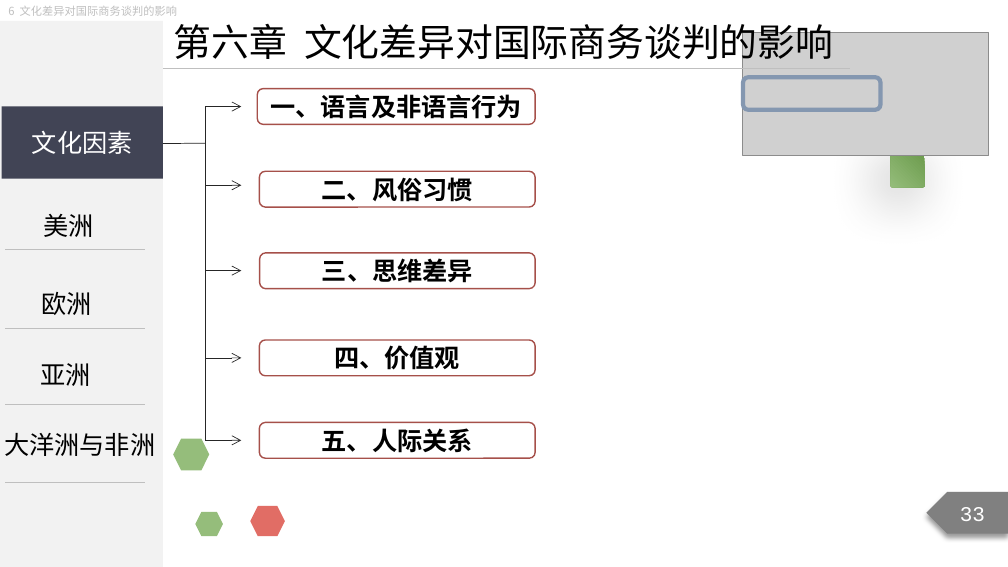
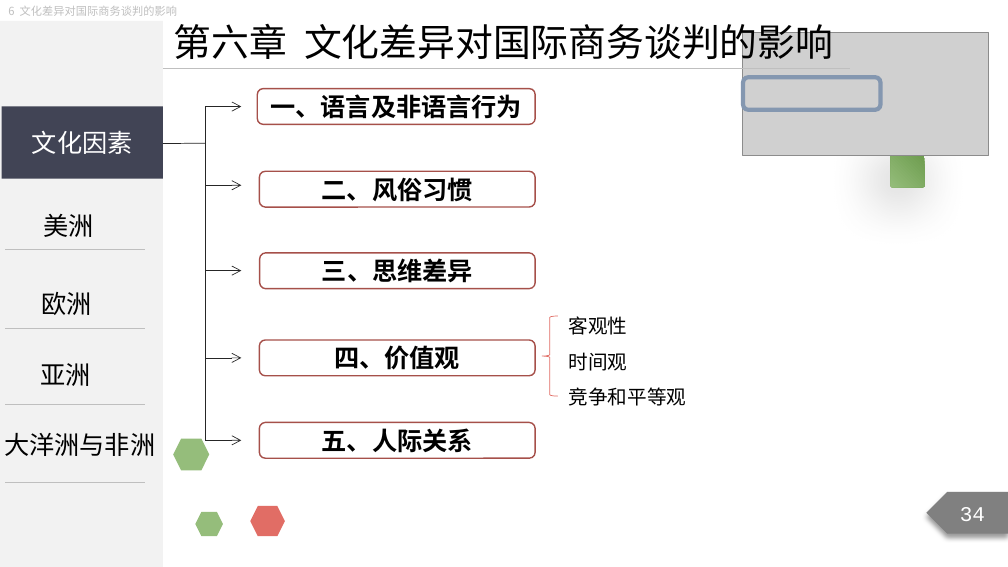
Before and after one commit to Call-me-zhy/tangtang, a slide deck: slide 34 of 3 国际商务谈判/课件/国际商务谈判精讲9.pptx (slide 33 before the commit). Drawn at 1008x567 pixels with LibreOffice and Linux fonts; fonts in the diff are those of the drawing; grey boxes stand for pictures. Boxes give left, top, right and bottom in pixels: in the first picture for what was removed or moved away, otherwise in the second. Text is boxed around its words. In the diff, an @@ line names an element or a change of style, - is before the commit and + after.

```diff
--- a/3 国际商务谈判/课件/国际商务谈判精讲9.pptx
+++ b/3 国际商务谈判/课件/国际商务谈判精讲9.pptx
@@ left brace added at (x1=542, y1=317, x2=558, y2=396), outline #E16D65 0.5 pt @@
@@ text added at (x1=569, y1=316, x2=687, y2=406), 14 pt, text #000000 @@
+客观性
+时间观
+竞争和平等观
@@ page number at (x1=960, y1=507, x2=985, y2=521): text changed @@
-33
+34
```
Also in this commit, not shown: 49 other slides changed, 3 slides added, 1 slide removed, 11 other files.
